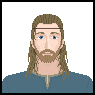
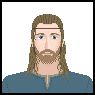
Layers edited between the first and the second (95, 95) image:
painted on "Background" over (5, 30, 90, 92)
